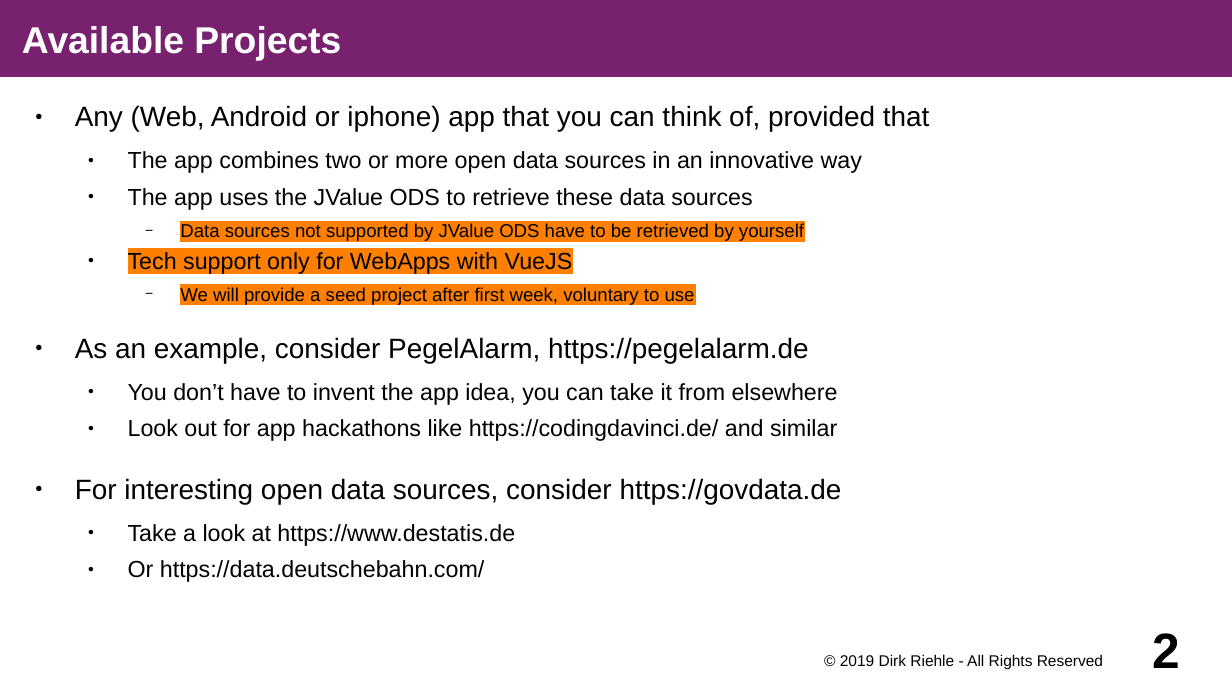
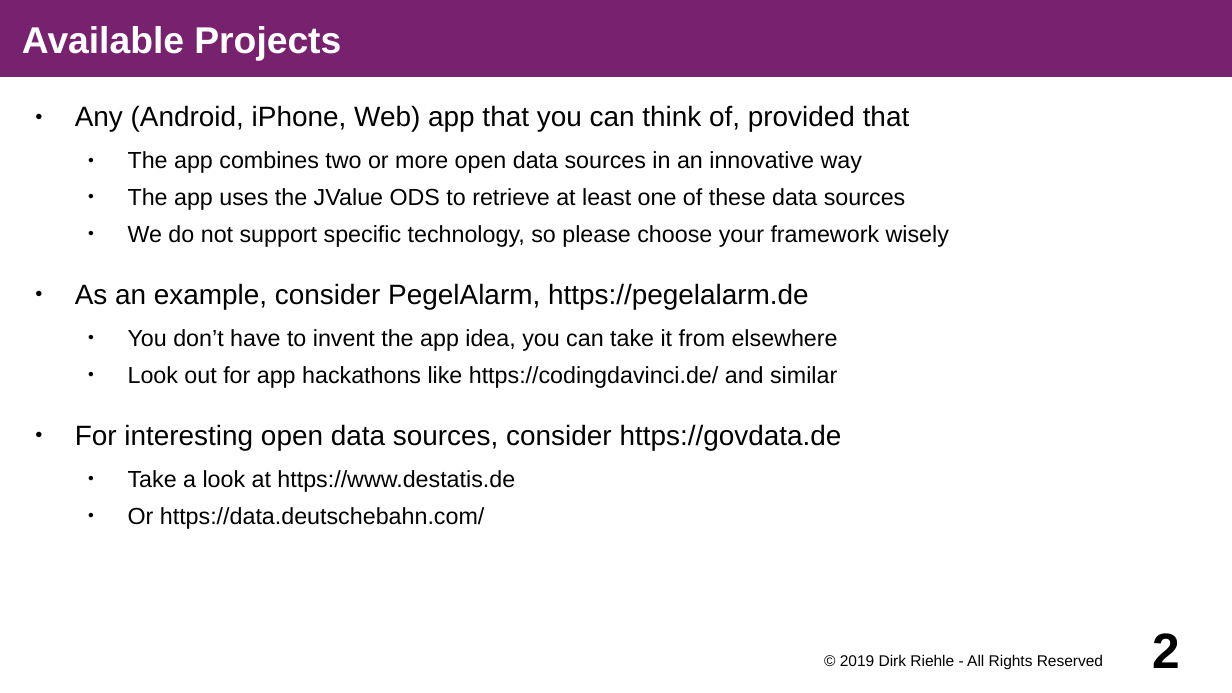
Before and after one commit to dirkriehle/amse-course, a slide deck: slide 2 of Lecture slides/AMSE A03 - Course Projects.odp. Drawn at 1232x693 pixels with LibreOffice and Linux fonts; fonts in the diff are those of the drawing. Boxes give left, top, right and bottom in pixels: in the first picture for what was removed or moved away, otherwise in the second. Text is boxed around its words. In the diff, an @@ line names an element or a change of style, - is before the commit and + after.

```diff
--- a/Lecture slides/AMSE A03 - Course Projects.odp
+++ b/Lecture slides/AMSE A03 - Course Projects.odp
@@ text at (x1=75, y1=105, x2=910, y2=132): text changed @@
-● Any (Web, Android or iphone) app that you can think of, provided that
+● Any (Android, iPhone, Web) app that you can think of, provided that
@@ text at (x1=128, y1=188, x2=949, y2=247): text changed; size 12 to 15 pt @@
-  ● The app uses the JValue ODS to retrieve these data sources
-    − Data sources not supported by JValue ODS have to be retrieved by yourself
-  ● Tech support only for WebApps with VueJS
-    − We will provide a seed project after first week, voluntary to use
+  ● The app uses the JValue ODS to retrieve at least one of these data sources
+  ● We do not support specific technology, so please choose your framework wisely
```
Also in this commit, not shown: 1 other slide changed, 5 other files.
